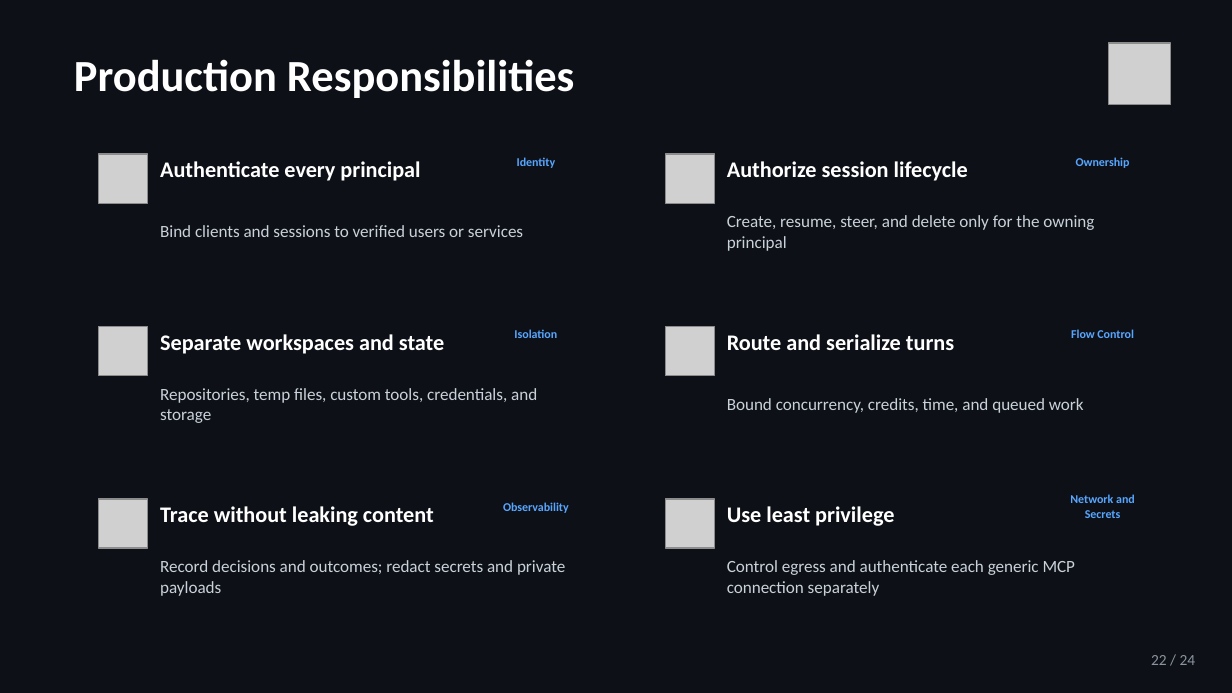
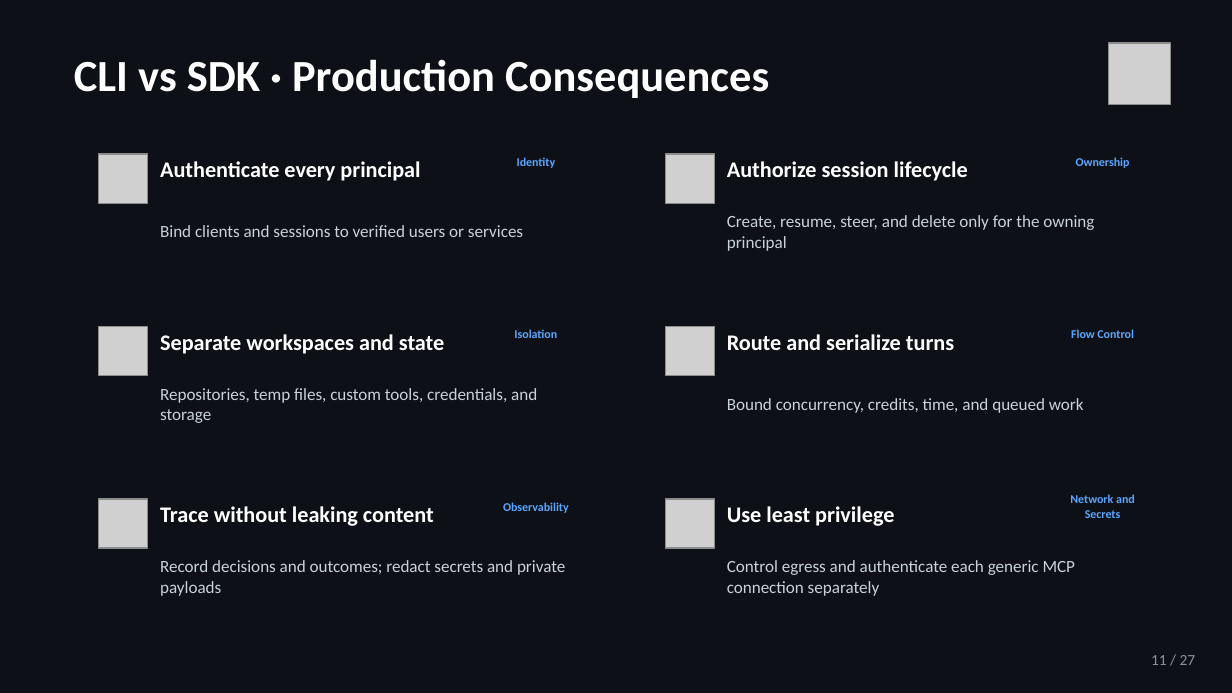
Before and after one commit to jeffrey-groneberg/ghcp_sdk, a slide deck: slide 11 of GitHub-Copilot-SDK.pptx (slide 22 before the commit). Drawn at 1232x693 pixels with LibreOffice and Linux fonts; fonts in the diff are those of the drawing; grey boxes stand for pictures. Boxes give left, top, right and bottom in pixels: in the first picture for what was removed or moved away, otherwise in the second. Text is boxed around its words. In the diff, an @@ line names an element or a change of style, - is before the commit and + after.

```diff
--- a/GitHub-Copilot-SDK.pptx
+++ b/GitHub-Copilot-SDK.pptx
@@ text at (74, 59, 769, 98): text changed @@
-Production Responsibilities
+CLI vs SDK · Production Consequences
@@ text at (1151, 655, 1196, 665): text changed @@
-22 / 24
+11 / 27
```
Also in this commit, not shown: 23 other slides changed, 3 slides added, 2 other files.
